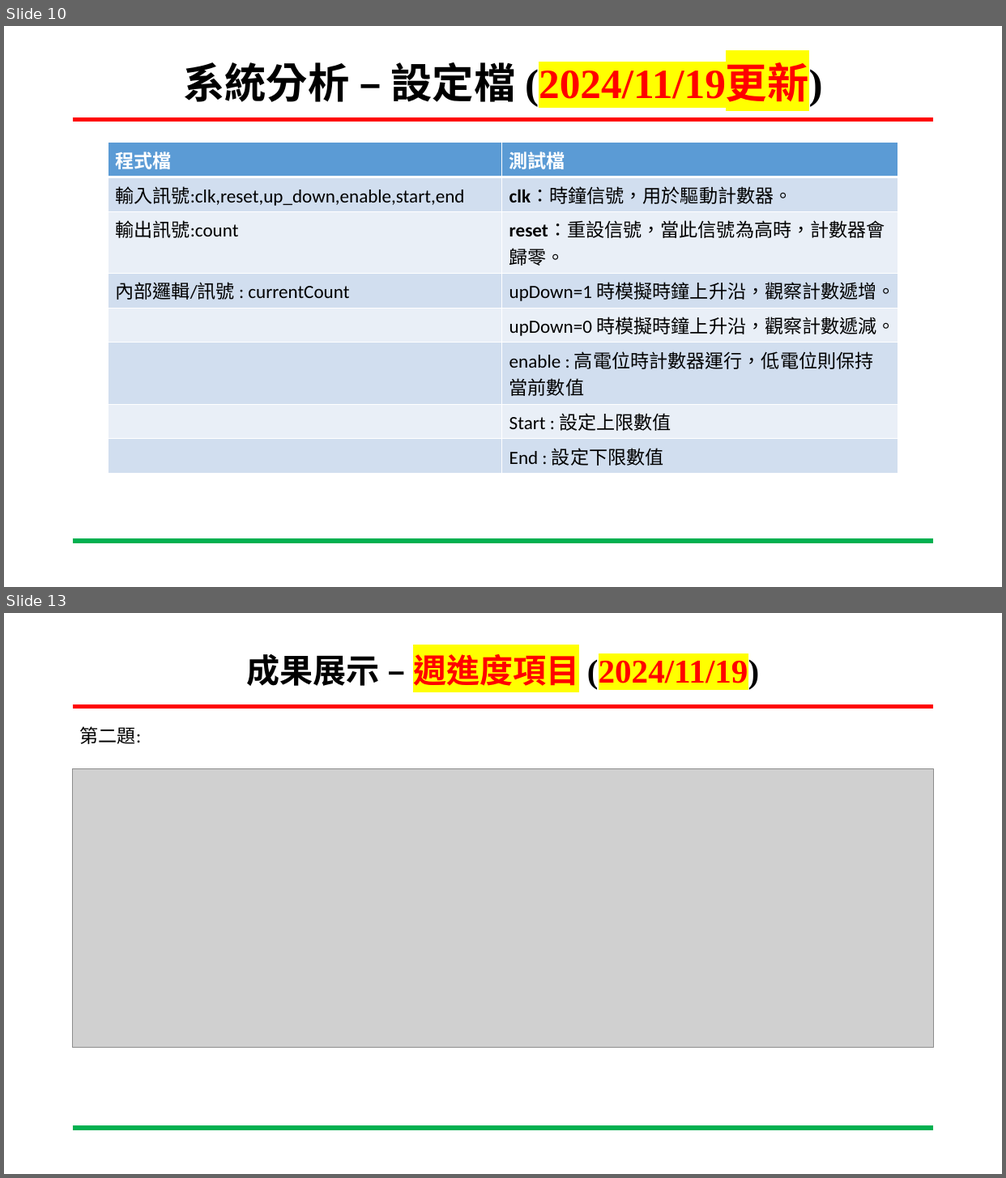
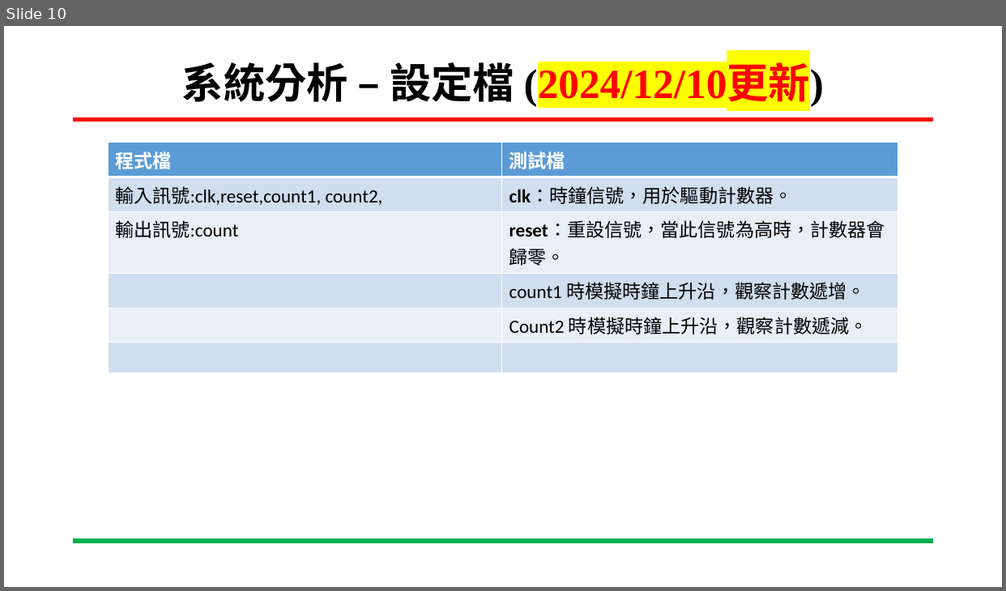
Before and after one commit to xuanaka/SoC_lab, a slide deck: 專案進度報告.pptx. Shown one above the other, each under a label of ours: slides 10 and 13 before the commit, slide 10 after it; the slides between them are not shown. The pictures are 1006x1178 and 1006x591 pixels, drawn with LibreOffice and Linux fonts; fonts in the diff are those of the drawing; grey boxes stand for pictures; background and template pictures are left out. Boxes give left, top, right and bottom in pixels: in the first picture for what was removed or moved away, otherwise in the second. Text is boxed around its words. In the diff, an @@ line names an element or a change of style, - is before the commit and + after.

Commit message:
專案進度報告
第三題

```diff
--- a/專案進度報告.pptx
+++ b/專案進度報告.pptx
@@ slide 13 removed at [4,613,1002,1174], background #FFFFFF; not listed: 2 template elements that a slide beside it also shows @@
@@ title removed at [247,654,759,689] @@
-成果展示 – 週進度項目 (2024/11/19)
@@ text removed at [80,726,141,744] @@
-第二題:
@@ picture removed at [73,769,934,1048] @@
@@ slide 10 changed as well @@
@@ title at [182,62,824,107]: text changed @@
-系統分析 – 設定檔 (2024/11/19更新)
+系統分析 – 設定檔 (2024/12/10更新)
@@ table at [108,143,898,347] @@
-row 2, column 1: 輸入訊號:clk,reset,up_down,enable,start,end
+row 2, column 1: 輸入訊號:clk,reset,count1, count2,
-row 4: 內部邏輯/訊號 : currentCount | upDown=1 時模擬時鐘上升沿，觀察計數遞增。
-row 5:  | upDown=0 時模擬時鐘上升沿，觀察計數遞減。
-row 6:  | enable : 高電位時計數器運行，低電位則保持當前數值
-row 7:  | Start : 設定上限數值
-row 8:  | End : 設定下限數值
+row 4:  | count1 時模擬時鐘上升沿，觀察計數遞增。
+row 5:  | Count2 時模擬時鐘上升沿，觀察計數遞減。
+row 6:  | 
```
Also in this commit, not shown: 12 other slides changed, 1 other slide removed.
